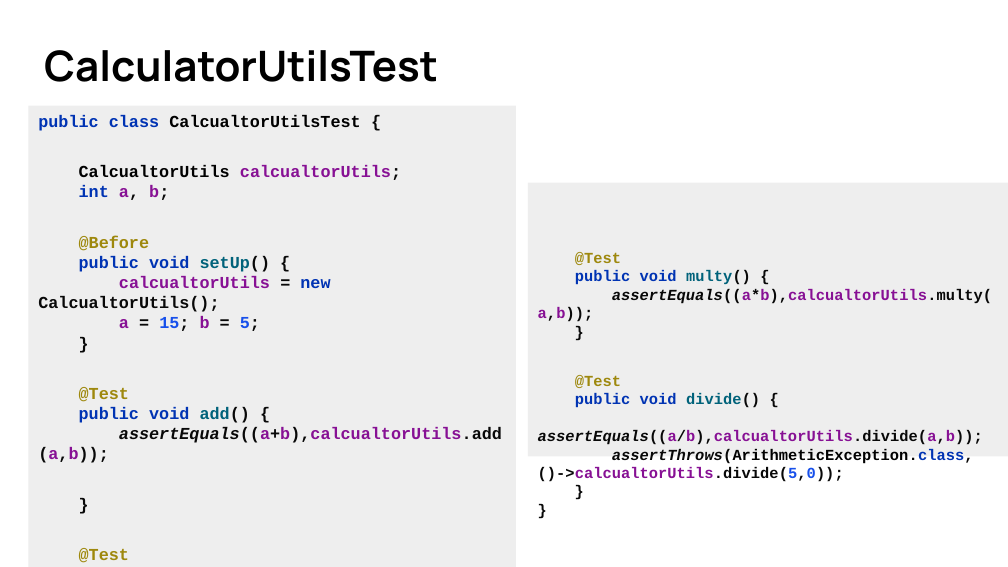
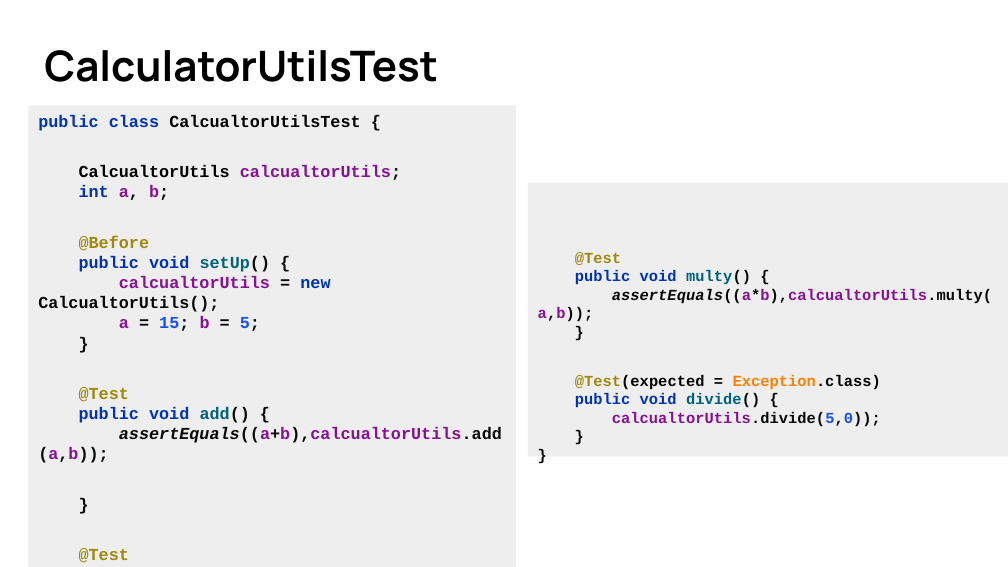
Before and after one commit to Vyacheslav2023/javase0111, a slide deck: slide 8 of presentation/junitsmall.pptx. Drawn at 1008x567 pixels with LibreOffice and Linux fonts; fonts in the diff are those of the drawing. Boxes give left, top, right and bottom in pixels: in the first picture for what was removed or moved away, otherwise in the second. Text is boxed around its words. In the diff, an @@ line names an element or a change of style, - is before the commit and + after.

```diff
--- a/presentation/junitsmall.pptx
+++ b/presentation/junitsmall.pptx
@@ text in freeform shape at (538,252,992,427): text changed @@
-@Test
-public void multy() {
-assertEquals((a*b),calcualtorUtils.multy(a,b));
-}
-@Test
-public void divide() {
-assertEquals((a/b),calcualtorUtils.divide(a,b));
-assertThrows(ArithmeticException.class,
-()->calcualtorUtils.divide(5,0));
-}
-}
+@Test
+public void multy() {
+assertEquals((a*b),calcualtorUtils.multy(a,b));
+}
+@Test(expected = Exception.class)
+public void divide() {
+calcualtorUtils.divide(5,0));
+}
+}
```
Also in this commit, not shown: 5 other files.
